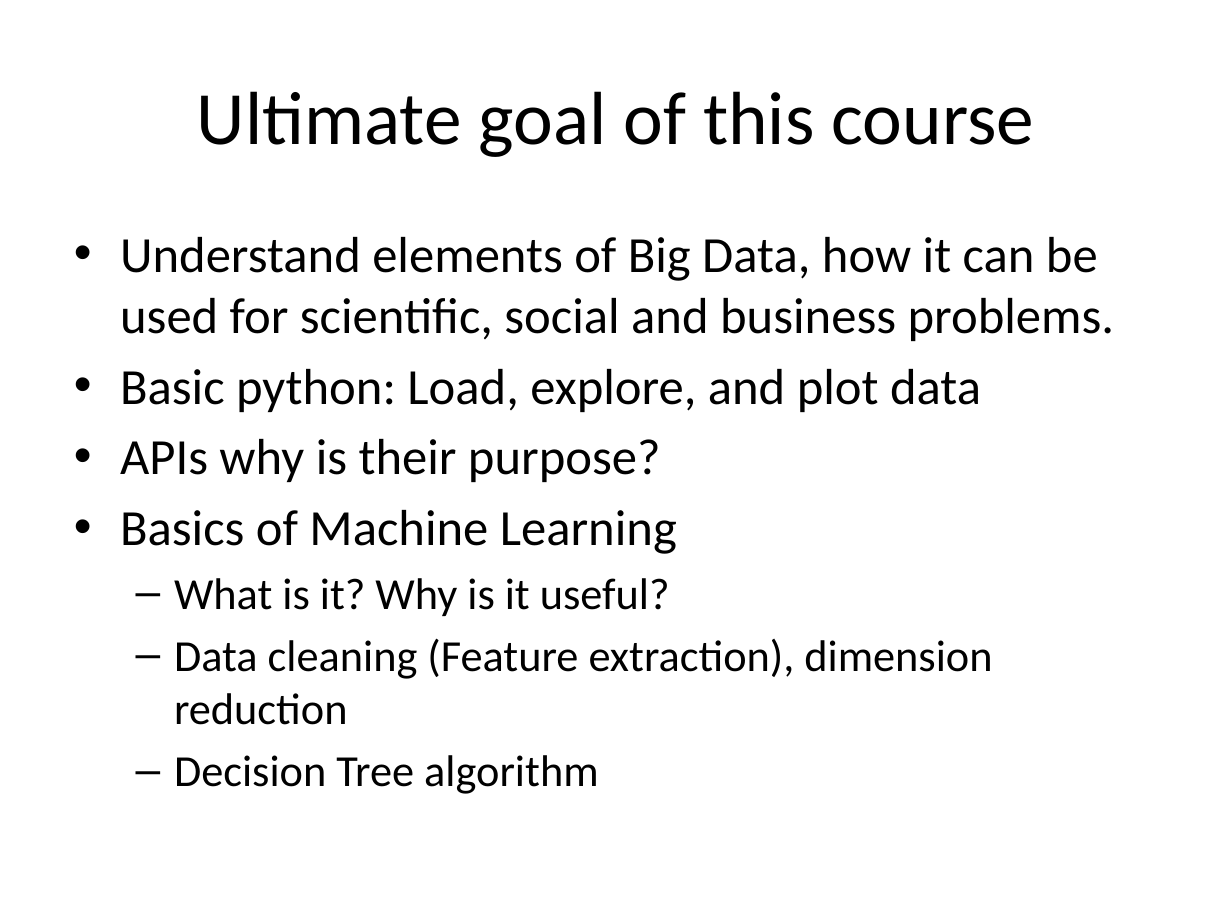
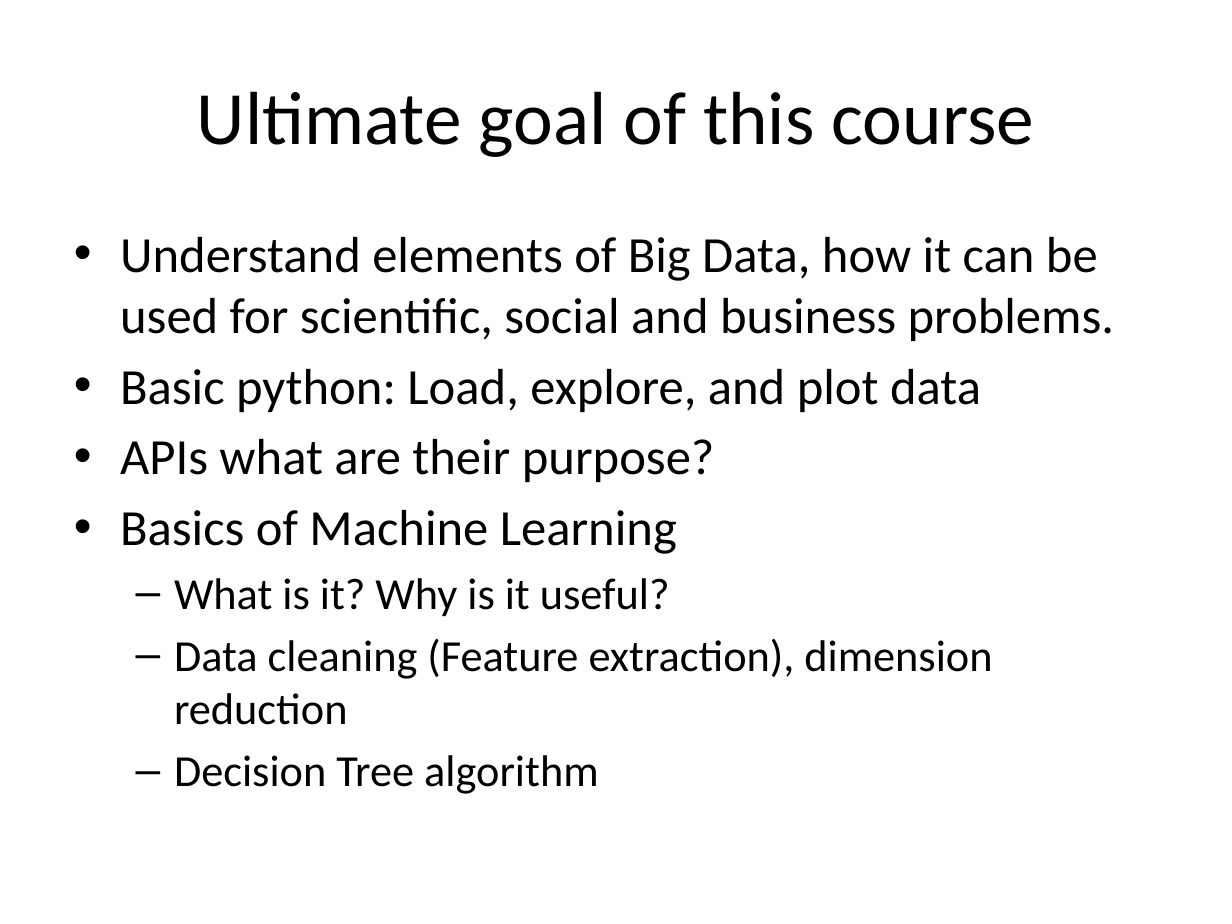
Before and after one commit to yabebalFantaye/bigdata_aims_senegal, a slide deck: slide 2 of slides/bd101/D6_machine_learning.pptx (slide 5 before the commit). Drawn at 1232x924 pixels with LibreOffice and Linux fonts; fonts in the diff are those of the drawing. Boxes give left, top, right and bottom in pixels: in the first picture for what was removed or moved away, otherwise in the second. Text is boxed around its words. In the diff, an @@ line names an element or a change of style, - is before the commit and + after.

Commit message:
add slides

```diff
--- a/slides/bd101/D6_machine_learning.pptx
+++ b/slides/bd101/D6_machine_learning.pptx
@@ text at [120,439,715,482]: text changed @@
-• APIs why is their purpose?
+• APIs what are their purpose?
```
Also in this commit, not shown: 3 slides added.
